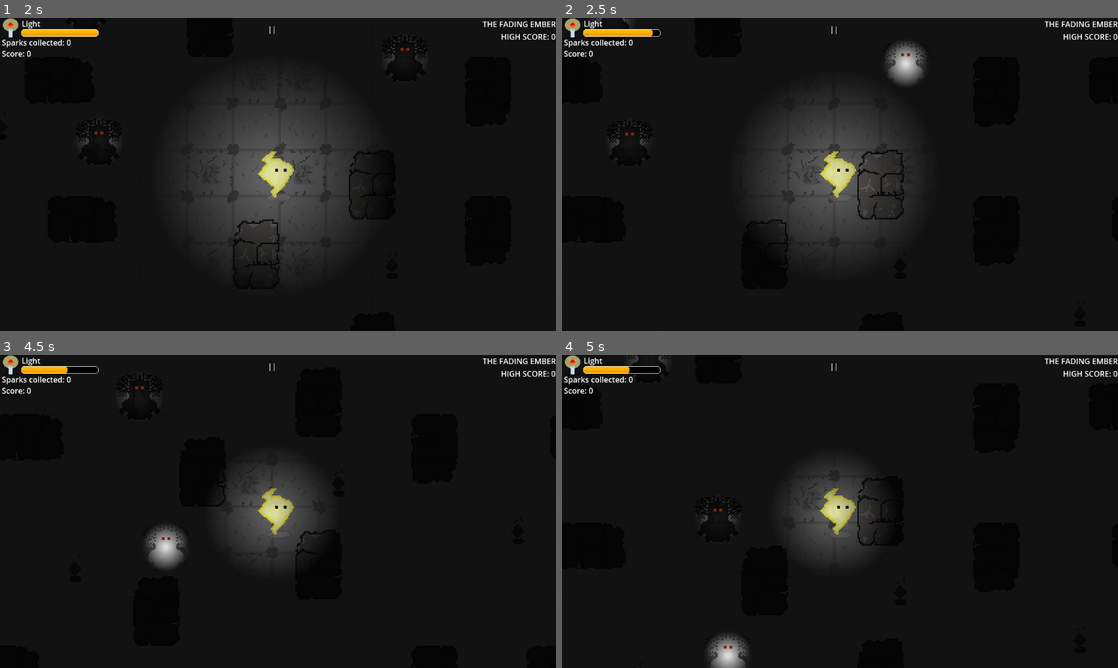
Above: before the commit, frames 1-4 (two rows, left to right).
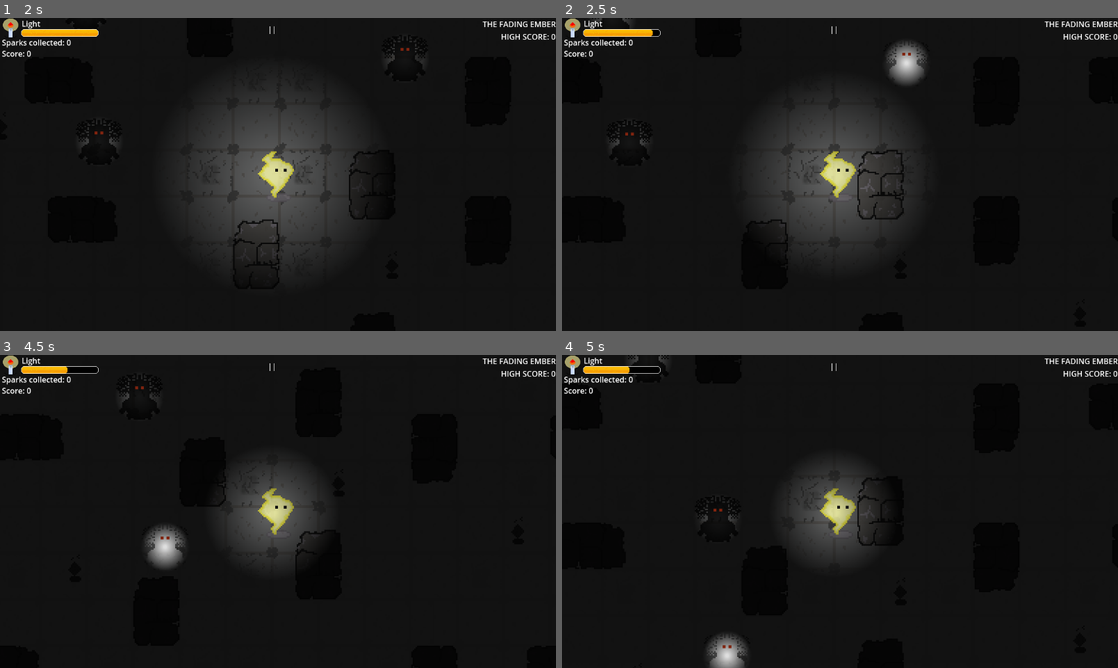
Above: after the commit, the same moments.

Repository: maltech0005-tech/The-Fading-Ember
Game: Godot game, scene res://scenes/game.tscn
Same seed, same stepped clock (60 frames per second), same inputs: the game is played once before the commit and once after it.
Inputs:
- Up to frame 1 (2 s): click "||" at 0.5 s; click "Restart" at 1.25 s
- Up to frame 2 (2.5 s): tap Enter at 2 s; hold Right (right) from 2.03 s (still down); tap Alt at 2.1 s
- Up to frame 3 (4.5 s): release Right (right) at 2.78 s; hold Down (down) 2.78-3.53 s; tap Shift at 2.85, 4.35 s; hold Right (right) 3.53-4.28 s; tap Alt at 3.6 s; hold Up (up) from 4.28 s (still down)
- Up to frame 4 (5 s): keep holding Up (up)

Frame 1 is identical in both runs. In frame 2, less than 0.1% of the frame differs, in the area x 58-66%, y 8-20%; in frame 3, less than 0.1%, in the area x 26-33%, y 55-67%; in frame 4, less than 0.1%.

Commit message:
rewrote the spawn enemy logic, which was glitchy now the main game loop is on point

Diff:
--- a/scenes/enemy.tscn
+++ b/scenes/enemy.tscn
@@ -74,9 +74,6 @@
 
 [node name="death_timer" type="Timer" parent="."]
 
-[node name="revival_timer" type="Timer" parent="."]
-
 [connection signal="body_entered" from="Area2D" to="." method="_on_area_2d_body_entered"]
 [connection signal="body_exited" from="Area2D" to="." method="_on_area_2d_body_exited"]
 [connection signal="timeout" from="death_timer" to="." method="_on_death_timer_timeout"]
-[connection signal="timeout" from="revival_timer" to="." method="_on_revival_timer_timeout"]
--- a/scenes/game.tscn
+++ b/scenes/game.tscn
@@ -147,6 +147,7 @@
 process_mode = 1
 script = ExtResource("1_u5sy4")
 floorSc = ExtResource("1_yqjtg")
+enemy_scene = ExtResource("5_iywne")
 
 [node name="CanvasModulate" type="CanvasModulate" parent="."]
 color = Color(0.019607844, 0.019607844, 0.019607844, 0.7882353)
--- a/scenes/player.tscn
+++ b/scenes/player.tscn
@@ -57,4 +57,7 @@
 position = Vector2(-3.067894, 1.9191332)
 shape = SubResource("CircleShape2D_g2els")
 
+[node name="respawn_enemy" type="Timer" parent="."]
+
 [connection signal="body_entered" from="range" to="." method="_on_range_body_entered"]
+[connection signal="timeout" from="respawn_enemy" to="." method="_on_respawn_enemy_timeout"]
--- a/script/enemy.gd
+++ b/script/enemy.gd
@@ -10,14 +10,16 @@
 var repath_timer :float = 0.0
 var player = null
 var player_in_range = false
+var is_dead=false
+var intial_pos: Vector2
 
 @onready var body_collision: CollisionShape2D = $body_collision
 @onready var area_collision: CollisionShape2D = $Area2D/area_collision
 @onready var death_timer: Timer = $death_timer
-@onready var revival_timer: Timer = $revival_timer
 
 func _ready() -> void:
 	add_to_group("enemies")
+	intial_pos=global_position
 	repath_timer=repath_interval
 	agent.radius = 6.0
 	agent.path_desired_distance = 4.0
@@ -26,6 +28,9 @@
 	get_player()
 
 func _physics_process(delta: float) -> void:
+	if is_dead:
+		return
+
 	if player and player_in_range:
 		repath_timer+=delta
 		if repath_timer >= repath_interval:
@@ -58,19 +63,11 @@
 		player_in_range=false
 
 func die():
+	is_dead= true
 	sprite.play("dead")
 	body_collision.set_deferred("disabled", true)
 	area_collision.set_deferred("disabled", true)
-	velocity=Vector2.ZERO
 	death_timer.start(1)
 
 func _on_death_timer_timeout() -> void:
 	sprite.visible=false
-	revival_timer.start(1)
-
-func _on_revival_timer_timeout() -> void:
-	sprite.play("alive")
-	sprite.visible=true
-	body_collision.set_deferred("disabled", false)
-	area_collision.set_deferred("disabled", false)
-	sprite.visible=true
--- a/script/game.gd
+++ b/script/game.gd
@@ -5,6 +5,7 @@
 @onready var gameover = $CanvasLayer/Game_Over
 @onready var paused_menu: VBoxContainer = $CanvasLayer/Game_Over/paused_menu
 @onready var game_over_menu: HBoxContainer = $CanvasLayer/Game_Over/game_over_menu
+@export var enemy_scene: PackedScene
 
 var player = null
 var life = 100
@@ -12,8 +13,10 @@
 @onready var stats: RichTextLabel = $CanvasLayer/stats
 # Called when the node enters the scene tree for the first time.
 func _ready() -> void:
+	add_to_group("game")
 	gameover.visible=false
 	player  = get_tree().get_first_node_in_group("player")
+
 	if player:
 		life=player.current_light*100
 
@@ -56,6 +59,11 @@
 		game_over_menu.visible=true
 		get_tree().paused=true
 
+func respawn():
+	var enemy1=enemy_scene.instantiate()
+	enemy1.global_position= player.enemy_pos_init
+	add_child(enemy1)
+
 func _on_pause_pressed() -> void:
 	gameover.visible=true
 	paused_menu.visible=true
--- a/script/player.gd
+++ b/script/player.gd
@@ -3,17 +3,21 @@
 @onready var sprite: AnimatedSprite2D = $sprite
 @onready var point_light_2d: PointLight2D = $sprite/PointLight2D
 @onready var collide_range: CollisionShape2D = $range/collide_range
+@onready var respawn_enemy: Timer = $respawn_enemy
+
 
 var collision_radius:float=88.0
 const SPEED = 150.0
 var current_light: float=1.0
 
 var enemy = null
+var game=null
+var enemy_pos_init:Vector2
 
 func _ready() -> void:
 	add_to_group("player")
-	enemy=get_tree().get_first_node_in_group('enemies')
-
+	game=get_tree().get_first_node_in_group("game")
+	enemy=get_tree().get_first_node_in_group("enemies")
 
 func _physics_process(delta: float) -> void:
 	if current_light-0.05*delta<0.0:
@@ -48,3 +52,12 @@
 	if body.is_in_group("enemies"):
 		body.die()
 		current_light-=0.1
+		enemy_pos_init=body.intial_pos
+		respawn_enemy.start(3)
+
+func _on_respawn_enemy_timeout() -> void:
+	enemy=get_tree().get_first_node_in_group("enemies")
+	game=get_tree().get_first_node_in_group("game")
+	game.respawn()
+	if enemy:
+		enemy.queue_free()
